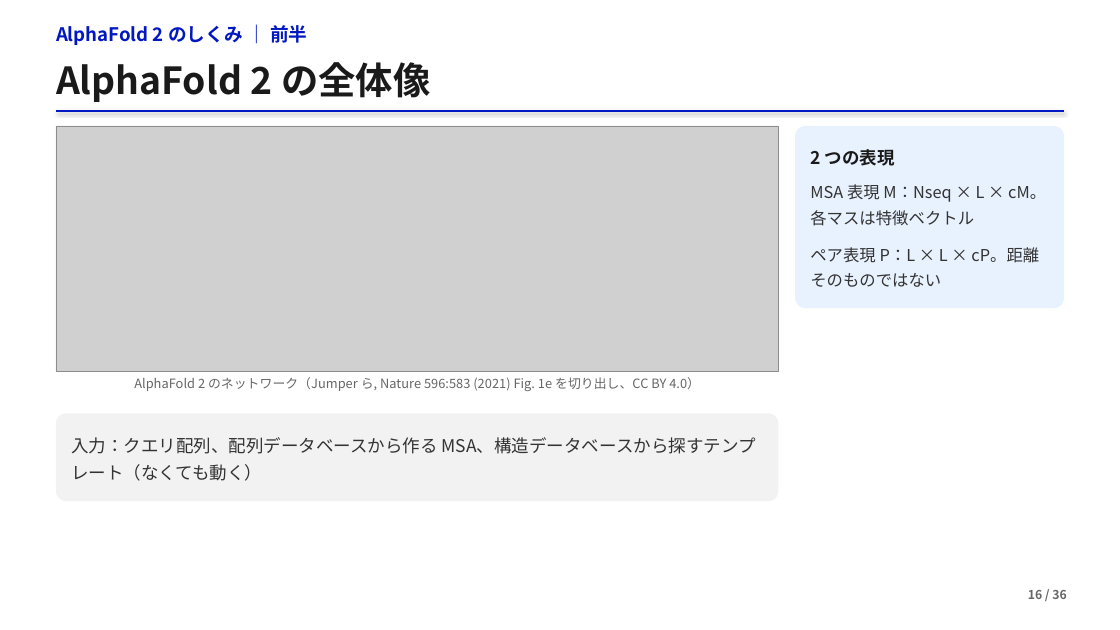
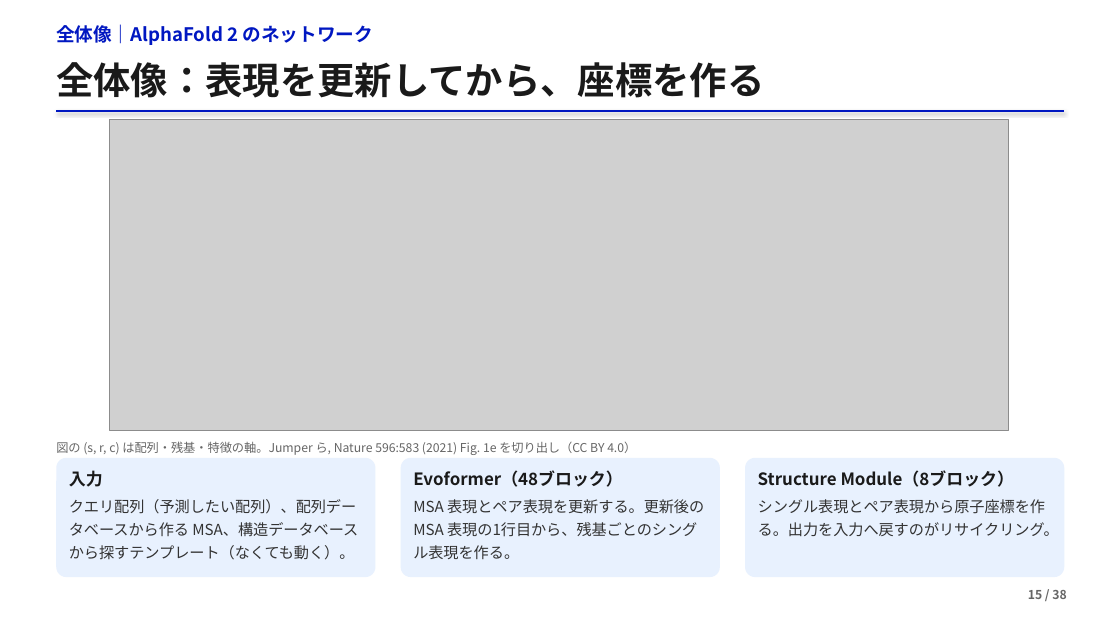
Before and after one commit to matsunagalab/lecture_bioinfo, a slide deck: slide 15 of 05_AlphaFold2による構造予測/05_AlphaFold2による構造予測.pptx (slide 16 before the commit). Drawn at 1120x630 pixels with LibreOffice and Linux fonts; fonts in the diff are those of the drawing; grey boxes stand for pictures. Boxes give left, top, right and bottom in pixels: in the first picture for what was removed or moved away, otherwise in the second. Text is boxed around its words. In the diff, an @@ line names an element or a change of style, - is before the commit and + after.

```diff
--- a/05_AlphaFold2による構造予測/05_AlphaFold2による構造予測.pptx
+++ b/05_AlphaFold2による構造予測/05_AlphaFold2による構造予測.pptx
@@ text at [56, 24, 373, 45]: text changed @@
-AlphaFold 2 のしくみ ｜ 前半
+全体像｜AlphaFold 2 のネットワーク
@@ text at [56, 62, 765, 98]: text changed @@
-AlphaFold 2 の全体像
+全体像：表現を更新してから、座標を作る
@@ picture: place and size @@
-picture at [56, 126, 779, 371]
+picture at [109, 119, 1008, 430]
@@ rounded rectangle removed at [796, 126, 1065, 308] @@
@@ text removed at [810, 149, 895, 166] @@
-2 つの表現
@@ text removed at [810, 184, 1046, 226] @@
-MSA 表現 M：Nseq × L × cM。各マスは特徴ベクトル
@@ text at [56, 441, 636, 455]: text changed; size 11 to 10.5 pt @@
-AlphaFold 2 のネットワーク（Jumper ら, Nature 596:583 (2021) Fig. 1e を切り出し、CC BY 4.0）
+図の (s, r, c) は配列・残基・特徴の軸。Jumper ら, Nature 596:583 (2021) Fig. 1e を切り出し（CC BY 4.0）
@@ rounded rectangle: place and size @@
-rounded rectangle at [56, 413, 779, 502]
+rounded rectangle at [56, 458, 376, 577]
@@ rounded rectangle at [56, 458, 376, 577]: fill #F2F2F2 to #E8F1FE; proportions changed @@
@@ text added at [69, 470, 103, 487], 14.5 pt, text #1A1A1A, bold @@
+入力
@@ rounded rectangle added at [401, 458, 720, 577], fill #E8F1FE @@
@@ text added at [413, 470, 623, 487], 14.5 pt, text #1A1A1A, bold @@
+Evoformer（48ブロック）
@@ rounded rectangle added at [745, 458, 1065, 577], fill #E8F1FE @@
@@ text added at [758, 470, 1015, 487], 14.5 pt, text #1A1A1A, bold @@
+Structure Module（8ブロック）
@@ text at [69, 499, 358, 560]: text changed; size 15 to 13 pt @@
-入力：クエリ配列、配列データベースから作る MSA、構造データベースから探すテンプレート（なくても動く）
+クエリ配列（予測したい配列）、配列データベースから作る MSA、構造データベースから探すテンプレート（なくても動く）。
@@ text at [413, 499, 704, 559]: text changed; size 14 to 13 pt @@
-ペア表現 P：L × L × cP。距離そのものではない
+MSA 表現とペア表現を更新する。更新後の MSA 表現の1行目から、残基ごとのシングル表現を作る。
@@ text added at [758, 499, 1059, 536], 13 pt, text #333333 @@
+シングル表現とペア表現から原子座標を作る。出力を入力へ戻すのがリサイクリング。
```
Also in this commit, not shown: 51 other slides changed, 4 slides added, 1 slide removed, 4 other files.
